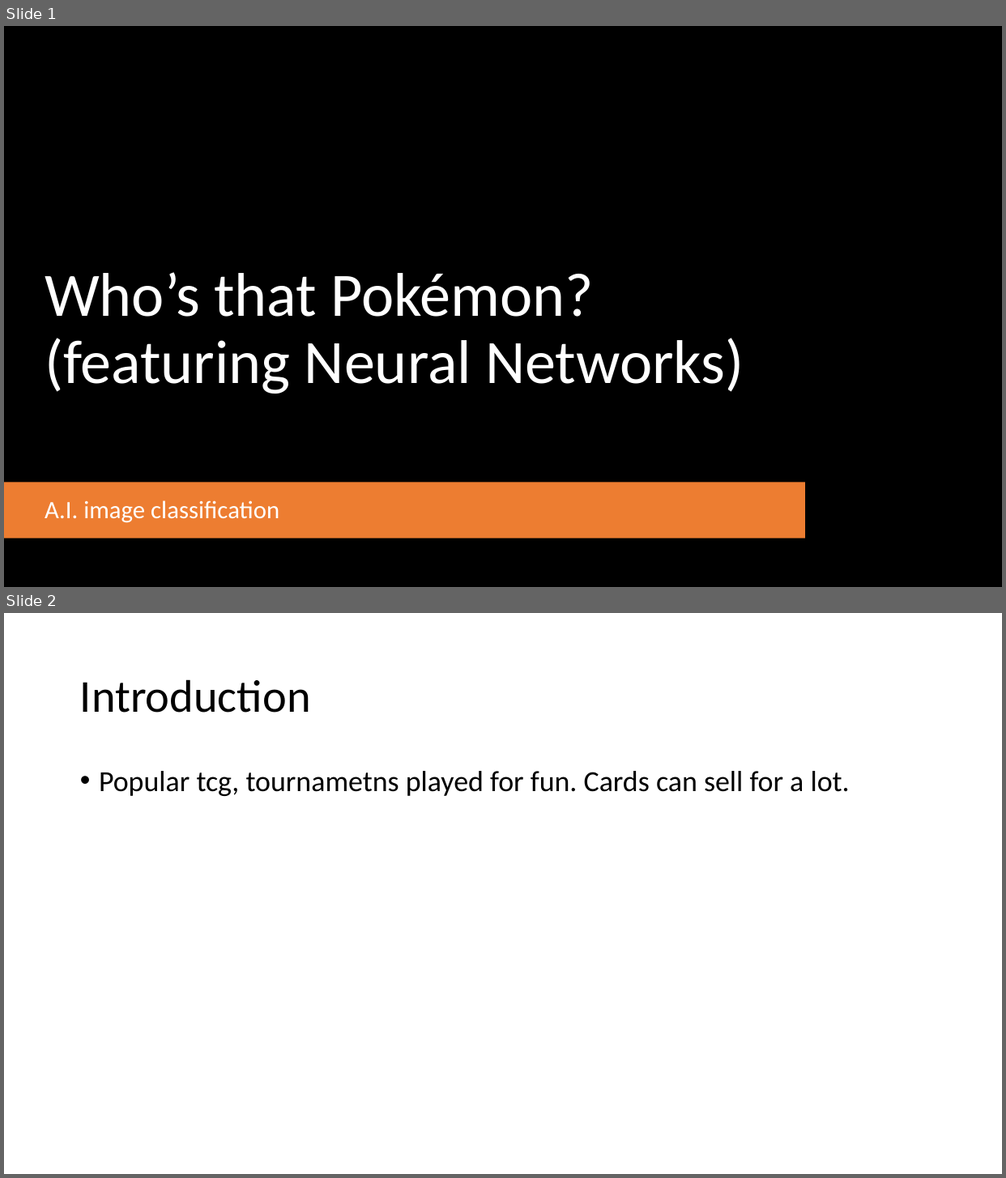
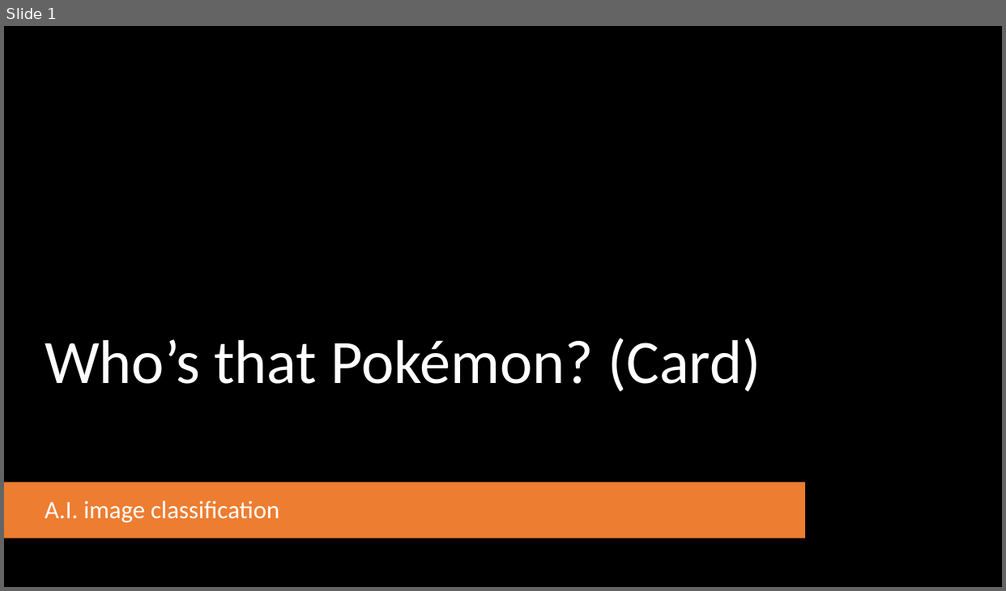
Before and after one commit to marcjreid/dsir-capstone-project, a slide deck: Capstone Presentation.pptx. Shown one above the other, each under a label of ours: slides 1 and 2 before the commit, slide 1 after it. The pictures are 1006x1178 and 1006x591 pixels, drawn with LibreOffice and Linux fonts; fonts in the diff are those of the drawing; background and template pictures are left out. Boxes give left, top, right and bottom in pixels: in the first picture for what was removed or moved away, otherwise in the second. Text is boxed around its words. In the diff, an @@ line names an element or a change of style, - is before the commit and + after.

```diff
--- a/Capstone Presentation.pptx
+++ b/Capstone Presentation.pptx
@@ slide 2 removed at (x1=4, y1=613, x2=1002, y2=1174), background #FFFFFF @@
@@ title removed at (x1=80, y1=679, x2=311, y2=713) @@
-Introduction
@@ text removed at (x1=99, y1=771, x2=850, y2=796) @@
-• Popular tcg, tournametns played for fun. Cards can sell for a lot.
@@ slide 1 changed as well @@
@@ title at (x1=44, y1=338, x2=761, y2=392): text changed @@
-Who’s that Pokémon? (featuring Neural Networks)
+Who’s that Pokémon? (Card)
```
Also in this commit, not shown: 1 other slide changed, 8 slides added, 2 other slides removed, 3 other files.
